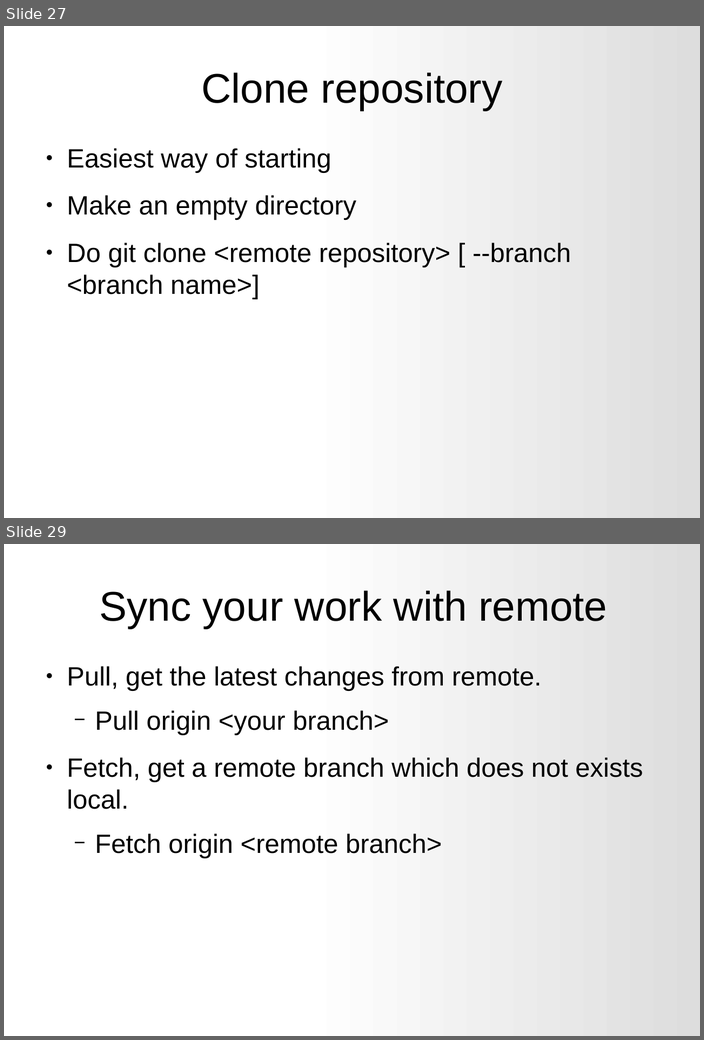
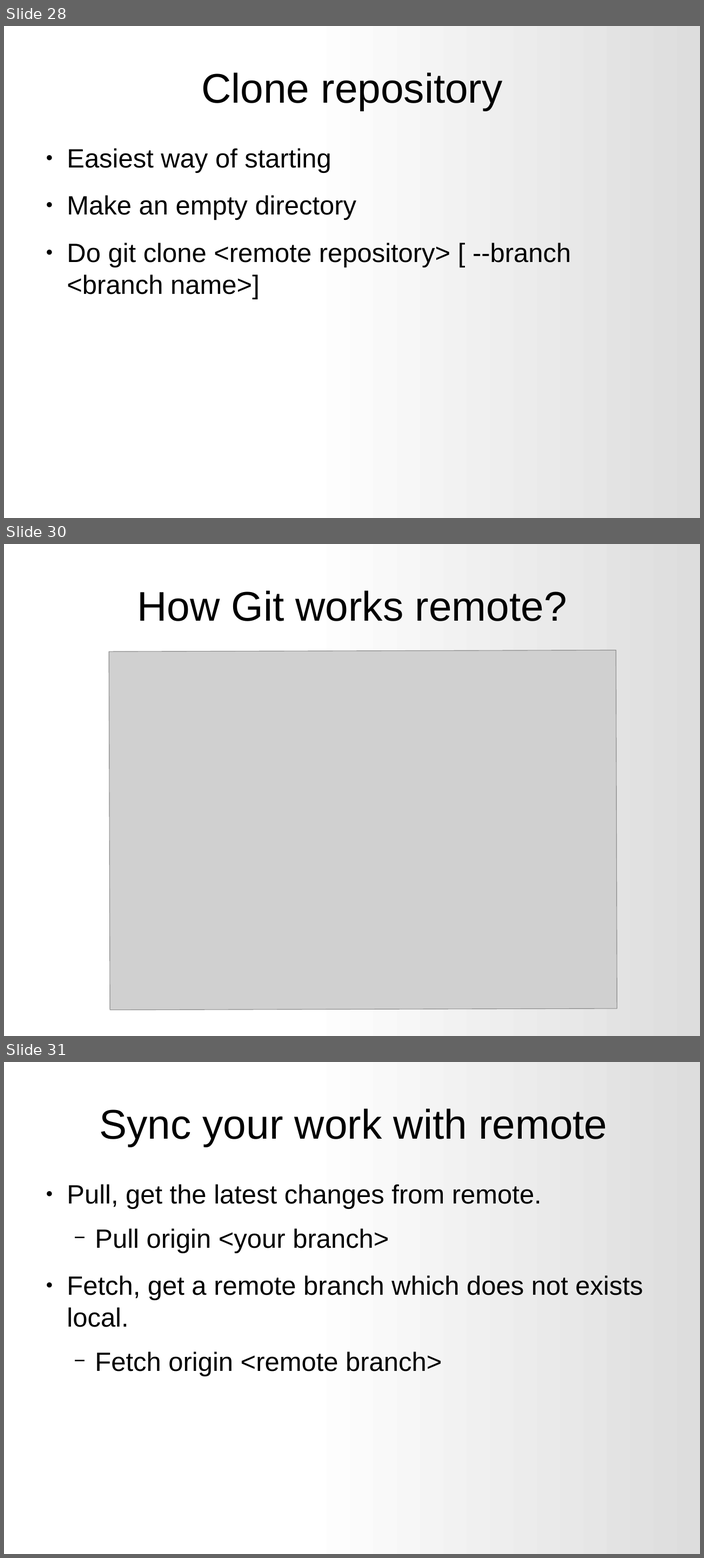
Before and after one commit to rickvek/Workshop-GIT, a slide deck: Git-Workshop.odp. Shown one above the other, each under a label of ours: slides 27 and 29 before the commit, slides 28, 30 and 31 after it; the slides between them are not shown. The pictures are 704x1040 and 704x1558 pixels, drawn with LibreOffice and Linux fonts; fonts in the diff are those of the drawing; grey boxes stand for pictures. Boxes give left, top, right and bottom in pixels: in the first picture for what was removed or moved away, otherwise in the second. Text is boxed around its words. In the diff, an @@ line names an element or a change of style, - is before the commit and + after.

Commit message:
updated presentation

```diff
--- a/Git-Workshop.odp
+++ b/Git-Workshop.odp
@@ slide 30 added at (x1=4, y1=544, x2=700, y2=1036), background gradient #FFFFFF to #DDDDDD @@
@@ title added at (x1=137, y1=590, x2=567, y2=621), 50.1 pt, text #000000 @@
+How Git works remote?
@@ picture added at (x1=109, y1=650, x2=617, y2=1009) @@
@@ what was slide 27 is now slide 28 @@
@@ what was slide 29 is now slide 31 @@
```
Also in this commit, not shown: 2 slides changed, 1 other slide added.
